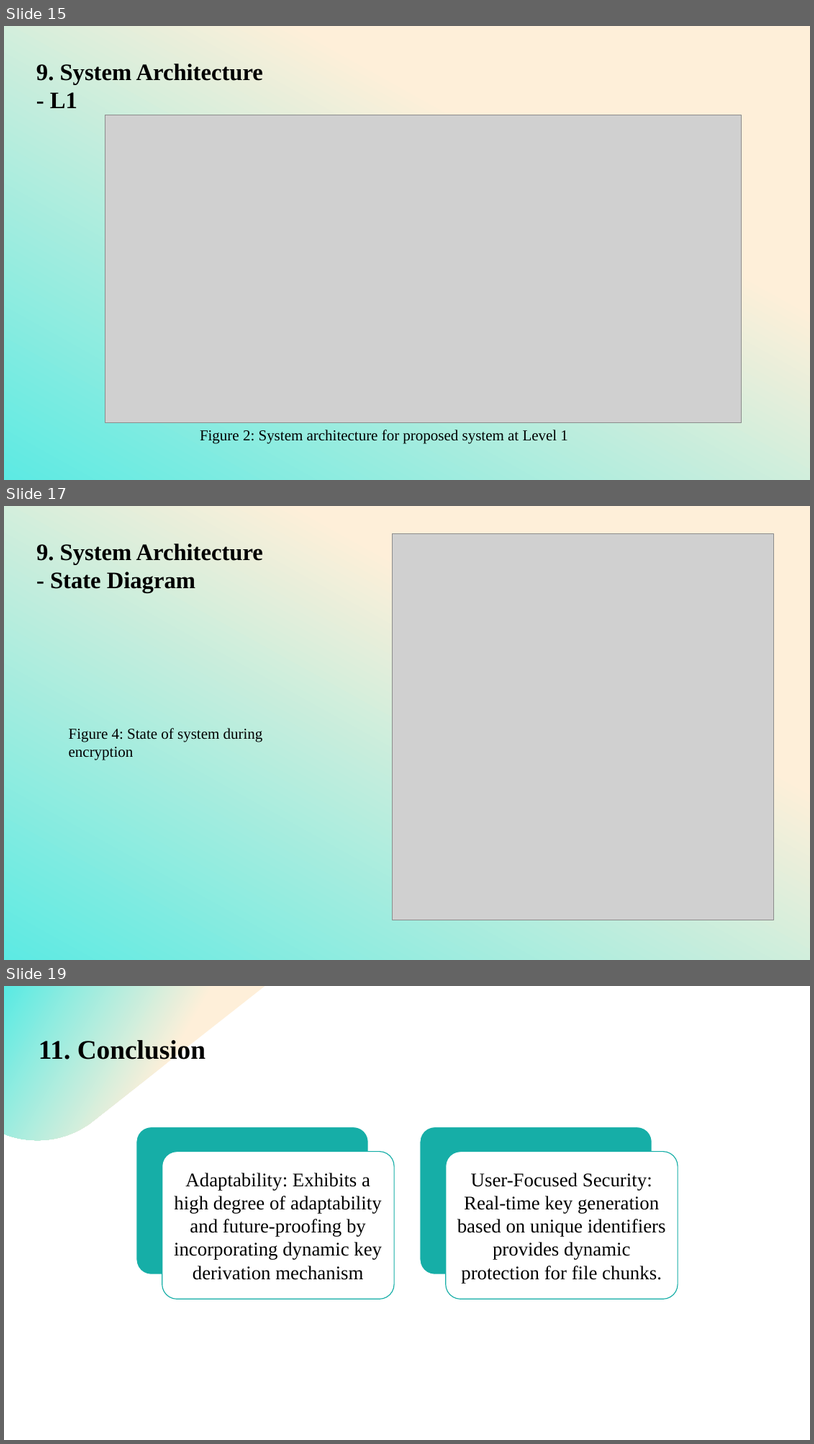
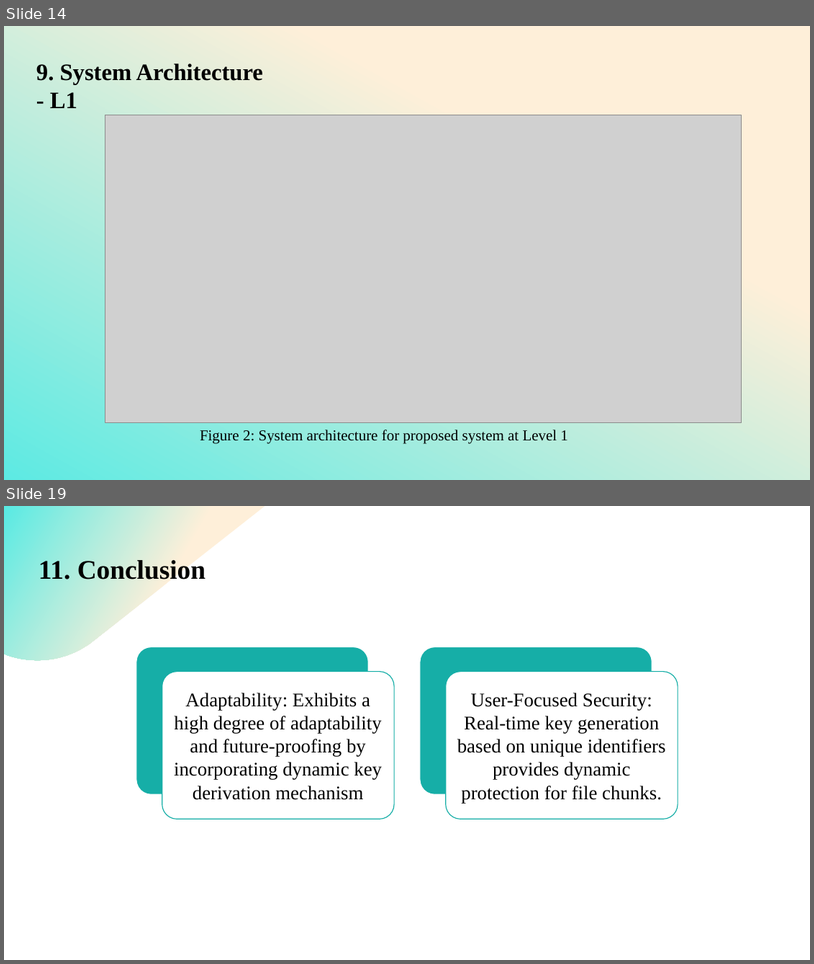
Before and after one commit to lateefcode2101/CipherSheild, a slide deck: docs/ppt/MP-new.pptx. Shown one above the other, each under a label of ours: slides 15, 17 and 19 before the commit, slides 14 and 19 after it; the slides between them are not shown. The pictures are 814x1444 and 814x964 pixels, drawn with LibreOffice and Linux fonts; fonts in the diff are those of the drawing; grey boxes stand for pictures. Boxes give left, top, right and bottom in pixels: in the first picture for what was removed or moved away, otherwise in the second. Text is boxed around its words. In the diff, an @@ line names an element or a change of style, - is before the commit and + after.

```diff
--- a/docs/ppt/MP-new.pptx
+++ b/docs/ppt/MP-new.pptx
@@ slide 17 removed at (4, 506, 810, 960), background #FFFFFF @@
@@ freeform shape removed at (4, 506, 810, 960) @@
@@ text removed at (36, 543, 263, 592) @@
-9. System Architecture
-- State Diagram
@@ picture removed at (392, 534, 774, 921) @@
@@ text removed at (69, 728, 263, 760) @@
-Figure 4: State of system during encryption
@@ what was slide 15 is now slide 14 @@
```
Also in this commit, not shown: 5 slides changed, 2 slides added, 1 other slide removed, 15 other files.
